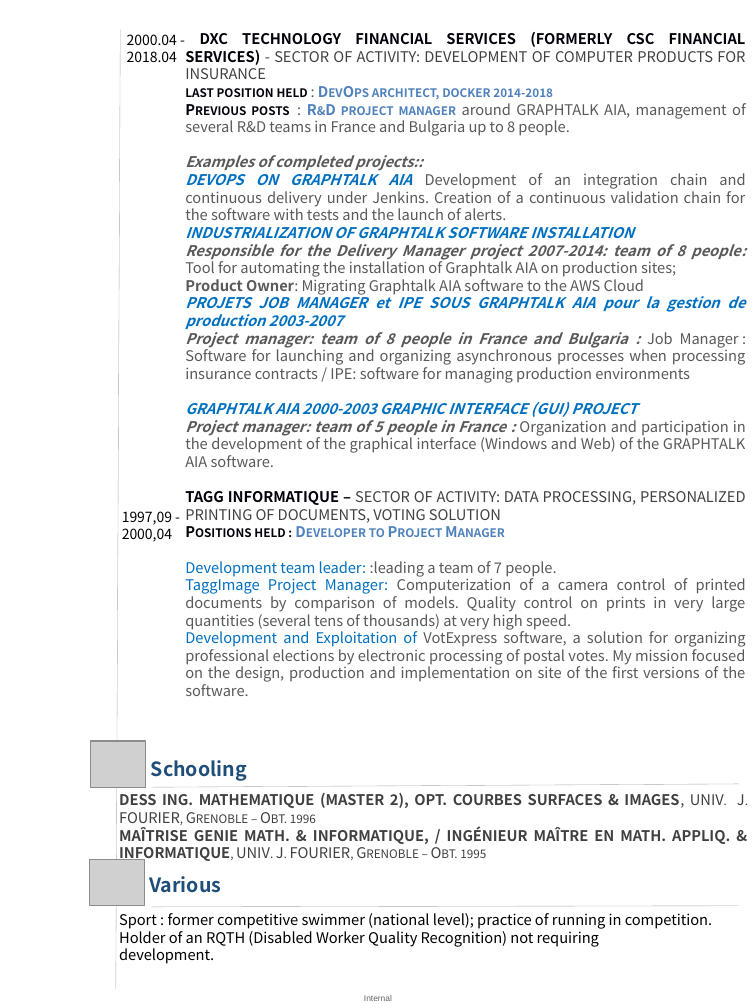
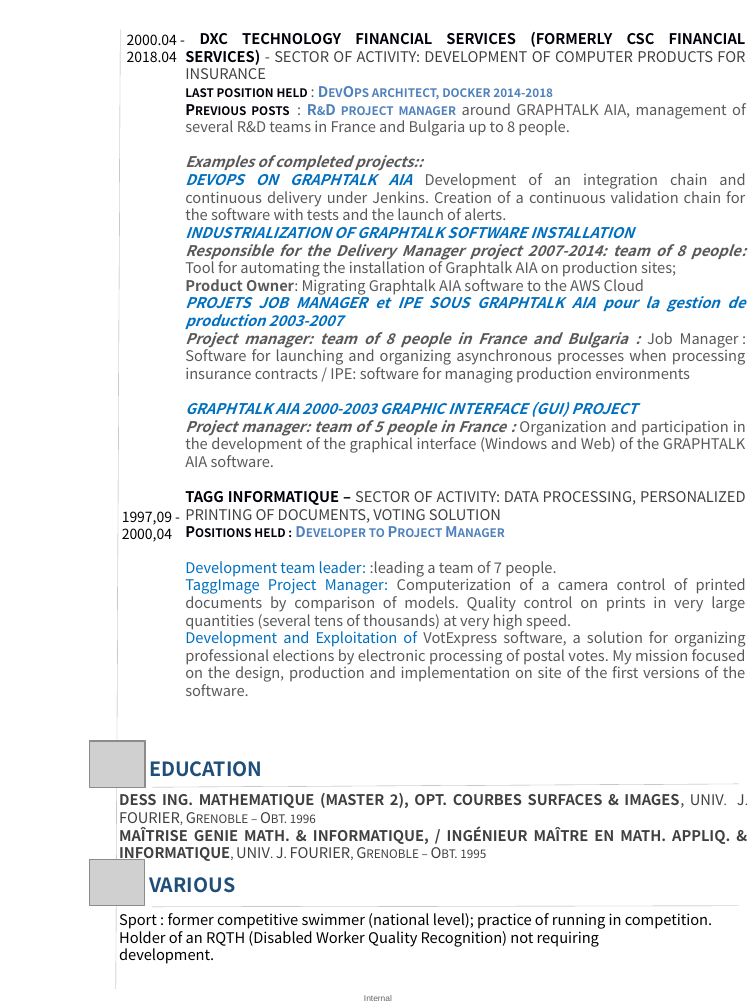
Before and after one commit to Solifred38/cv, a slide deck: slide 2 of CV_FFROMAGER.pptx. Drawn at 756x1008 pixels with LibreOffice and Linux fonts; fonts in the diff are those of the drawing; grey boxes stand for pictures. Boxes give left, top, right and bottom in pixels: in the first picture for what was removed or moved away, otherwise in the second. Text is boxed around its words. In the diff, an @@ line names an element or a change of style, - is before the commit and + after.

```diff
--- a/CV_FFROMAGER.pptx
+++ b/CV_FFROMAGER.pptx
@@ text at box(149, 761, 262, 777): text changed @@
-Schooling
+EDUCATION
@@ text at box(149, 877, 235, 893): text changed @@
-Various
+VARIOUS
```
Also in this commit, not shown: 1 other slide changed, 1 other file.
